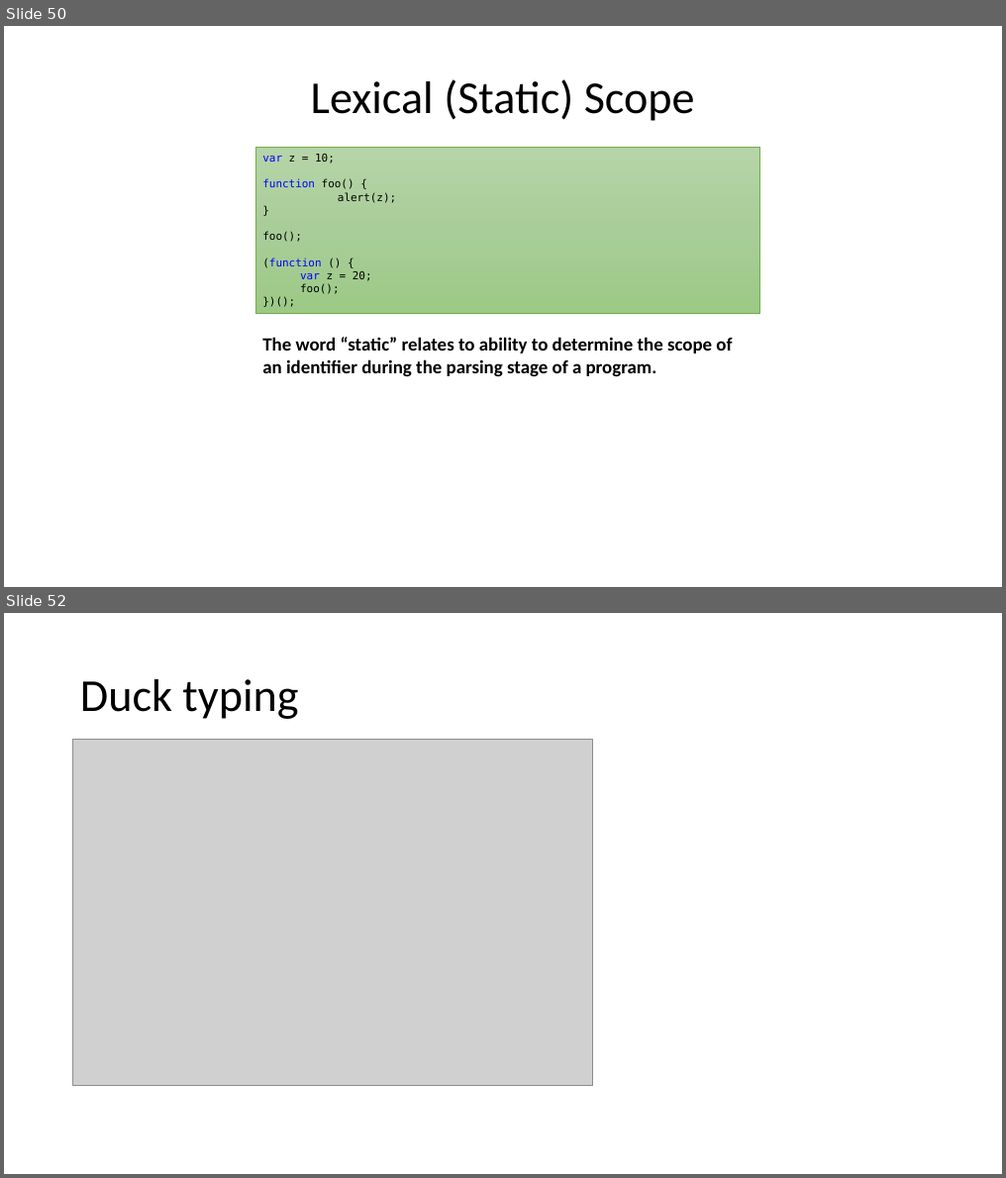
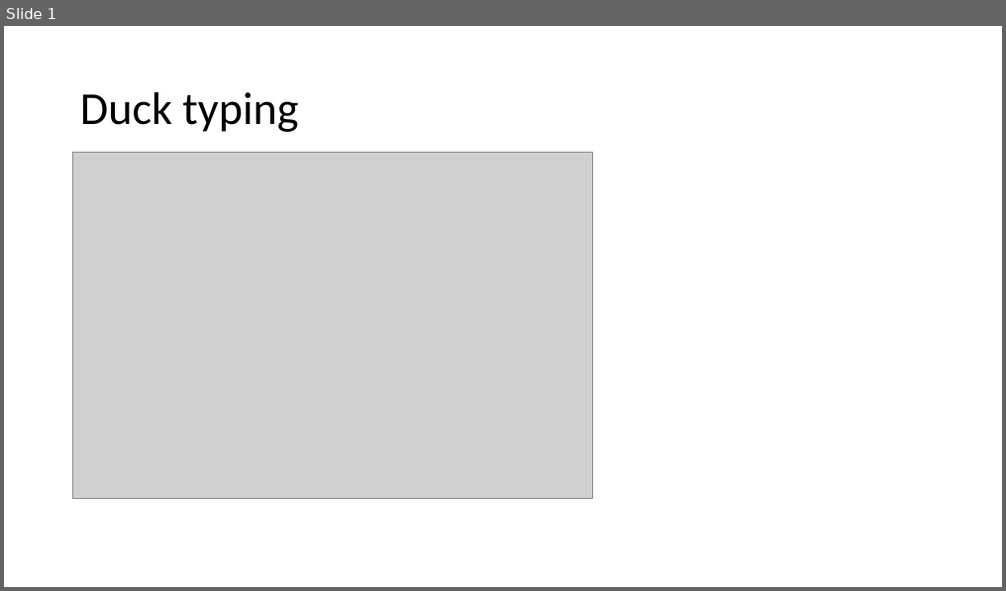
Before and after one commit to dzmitry-varabei/front-end-course, a slide deck: lecture-4-functions/lecture4-functions.pptx. Shown one above the other, each under a label of ours: slides 50 and 52 before the commit, slide 1 after it; the slides between them are not shown. The pictures are 1006x1178 and 1006x591 pixels, drawn with LibreOffice and Linux fonts; fonts in the diff are those of the drawing; grey boxes stand for pictures. Boxes give left, top, right and bottom in pixels: in the first picture for what was removed or moved away, otherwise in the second. Text is boxed around its words. In the diff, an @@ line names an element or a change of style, - is before the commit and + after.

```diff
--- a/lecture-4-functions/lecture4-functions.pptx
+++ b/lecture-4-functions/lecture4-functions.pptx
@@ slide 50 removed at bbox=[4, 26, 1002, 587], background #FFFFFF @@
@@ text removed at bbox=[311, 79, 695, 121] @@
-Lexical (Static) Scope
@@ rectangle removed at bbox=[255, 148, 759, 313] @@
-var z = 10;
-function foo() {
-alert(z);
-}
-foo();
-(function () {
-  var z = 20;
-  foo();
-})();
@@ text removed at bbox=[262, 337, 732, 377] @@
-The word “static” relates to ability to determine the scope of an identifier during the parsing stage of a program.
@@ what was slide 52 is now slide 1 @@
```
Also in this commit, not shown: 50 other slides removed, 2 other files.
